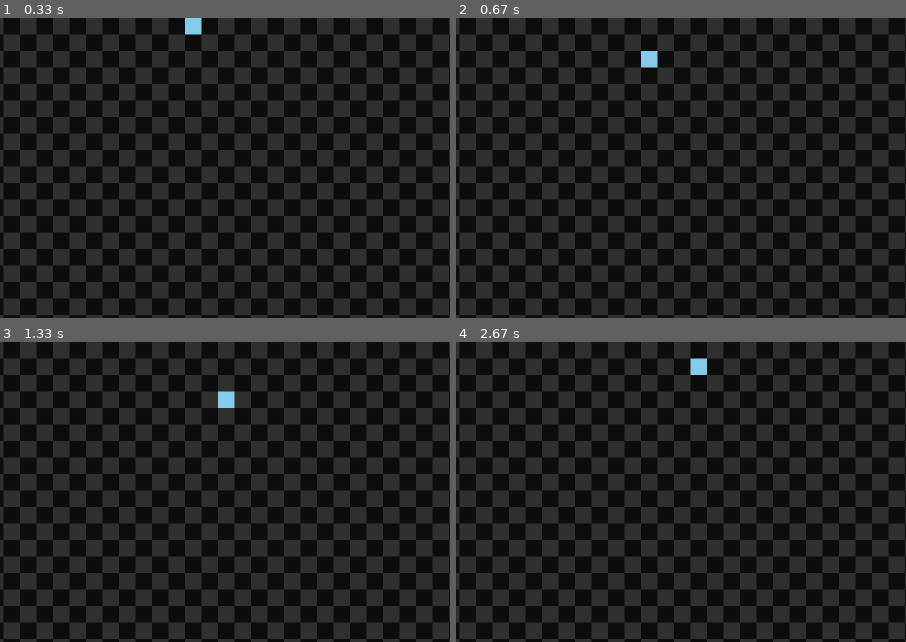
Above: before the commit, frames 1-4 (two rows, left to right).
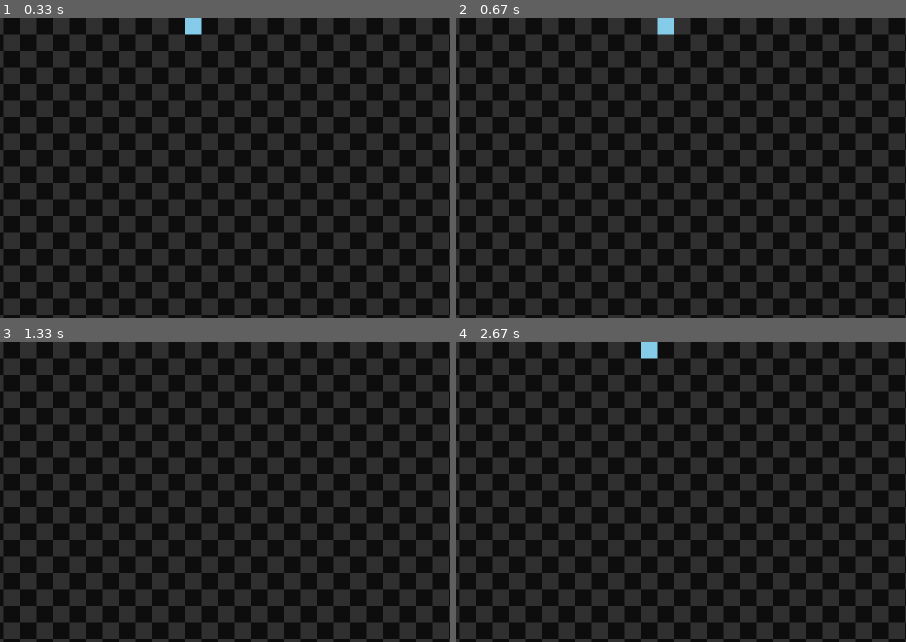
Above: after the commit, the same moments.

Repository: alice-ch/AP_Hackathon
Game: pygame game, started from main.py
Same seed, same stepped clock (60 frames per second), same inputs: the game is played once before the commit and once after it.
Inputs:
- Up to frame 1 (0.33 s): no input
- Up to frame 2 (0.67 s): hold Right from 0.33 s (still down)
- Up to frame 3 (1.33 s): release Right at 0.8 s; hold Up 0.83-1.27 s
- Up to frame 4 (2.67 s): hold Left 1.83-2.37 s; hold Down from 2.4 s (still down)
The pictures show only the part of the screen within x 27-77%, y 0-50%; the shares and areas given below are measured in that part.

Frame 1 is identical in both runs. In frame 2, 0.4% of the frame differs, in the area x 41-49%, y 0-17%; in frame 3, 0.2%; in frame 4, 0.4%.

Commit message:
il bouge !

Diff:
--- a/main.py
+++ b/main.py
@@ -68,16 +68,19 @@
 
     def new_position(self, screen):
         former_position = np.copy(self.position)
-        if self.deplacement == 1:
-            self.position = [former_position[0] -1, former_position[1]]
-        elif self.deplacement == 2:
-            self.position = [former_position[0] + 1, former_position[1]]
-        elif self.deplacement == 3:
-            self.position = [former_position[0], former_position[1] +1]
-        elif self.deplacement == 4:
-            self.position = [former_position[0], former_position[1] -1]
-        else:
-            self.position = former_position
+        if self.deplacement == 1: # gauche
+            self.position = [former_position[0], former_position[1]-1]
+            self.deplacement =0
+        elif self.deplacement == 2: # droite
+            self.position = [former_position[0], former_position[1]+1]
+            self.deplacement =0
+        elif self.deplacement == 3: # haut
+            self.position = [former_position[0]-1, former_position[1]]
+            self.deplacement =0
+        elif self.deplacement == 4: # bas
+            self.position = [former_position[0]+1, former_position[1]]
+            self.deplacement =0
+
 
 
         if self.has_collided(screen) : #si il rentre dans un mur, # pour l'instant true/false mais lv up possible
